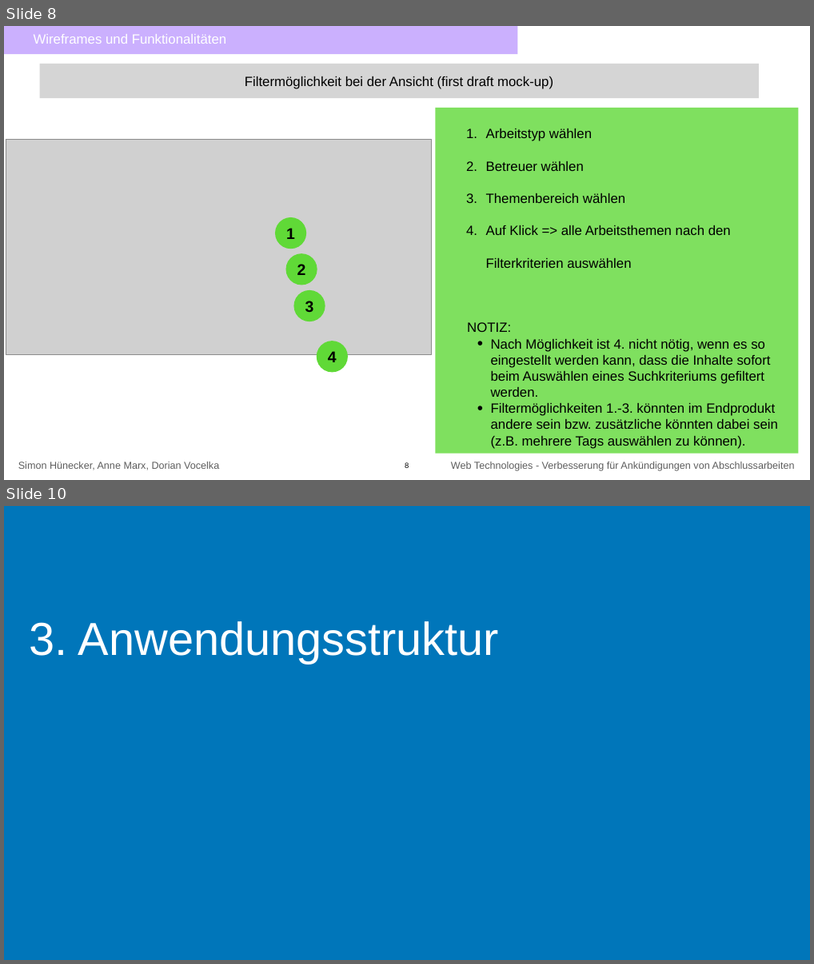
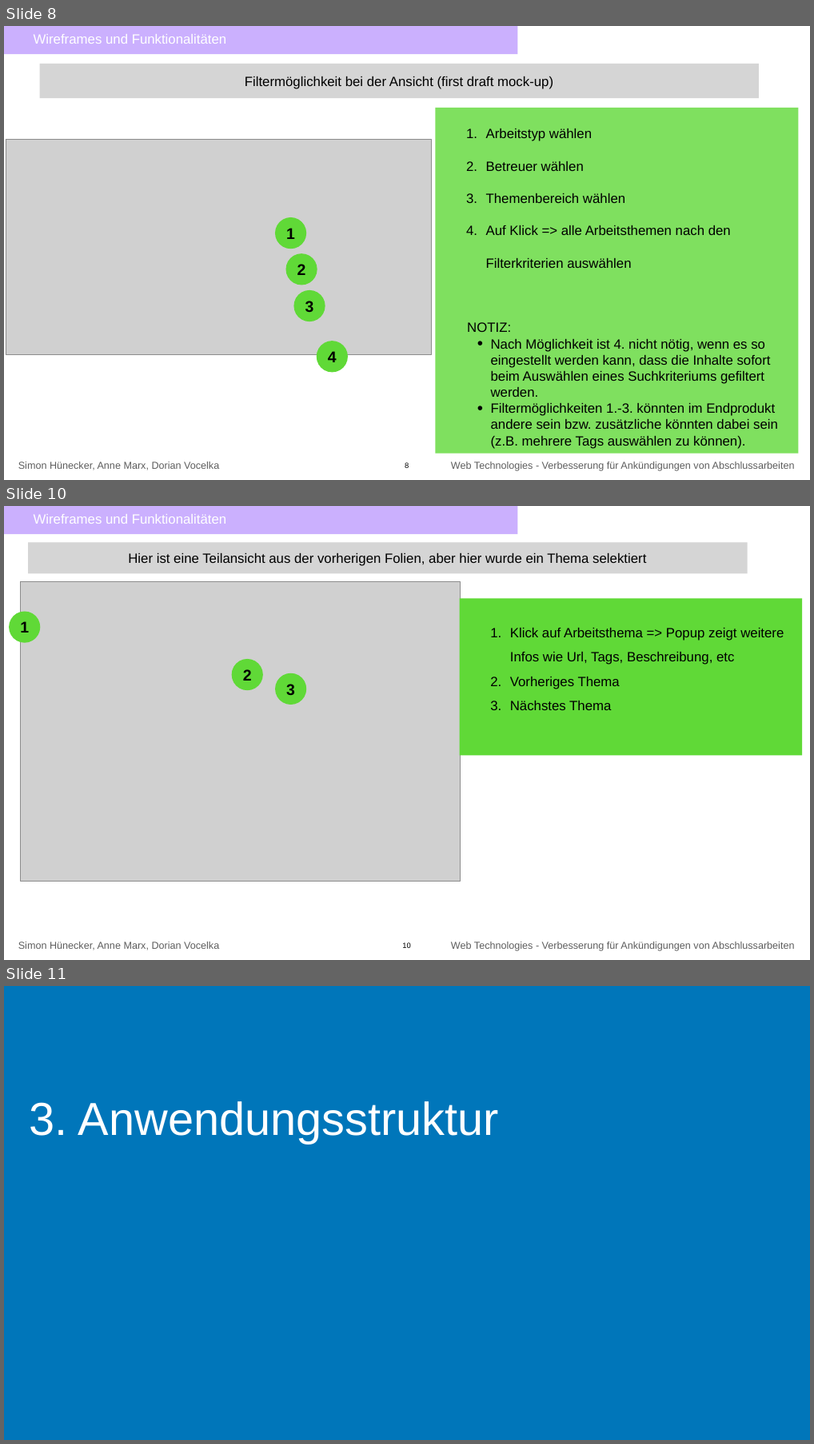
Before and after one commit to annenotarobot/WebTech-Assignemnt-3, a slide deck: documentation/Abgabefolien Assignement 2 (zusätzlichen Inhalt).pptx. Shown one above the other, each under a label of ours: slides 8 and 10 before the commit, slides 8, 10 and 11 after it; the slides between them are not shown. The pictures are 814x964 and 814x1444 pixels, drawn with LibreOffice and Linux fonts; fonts in the diff are those of the drawing; grey boxes stand for pictures. Boxes give left, top, right and bottom in pixels: in the first picture for what was removed or moved away, otherwise in the second. Text is boxed around its words. In the diff, an @@ line names an element or a change of style, - is before the commit and + after.

Commit message:
Abegabe- und Präsentationsfolien wurden mit neue Mockups geupdated

```diff
--- a/documentation/Abgabefolien Assignement 2 (zusätzlichen Inhalt).pptx
+++ b/documentation/Abgabefolien Assignement 2 (zusätzlichen Inhalt).pptx
@@ slide 10 added at (x1=4, y1=506, x2=810, y2=960), background #FFFFFF; not listed: 2 template elements that a slide beside it also shows @@
@@ rectangle added at (x1=4, y1=506, x2=518, y2=534), fill #8D52FD at 45% opacity, 32 pt, text #FFFFFF @@
+    Wireframes und Funktionalitäten
@@ rectangle added at (x1=28, y1=542, x2=747, y2=573), fill #D5D5D5, 32 pt, text #000000 @@
+Hier ist eine Teilansicht aus der vorherigen Folien, aber hier wurde ein Thema selektiert
@@ picture added at (x1=21, y1=581, x2=460, y2=880) @@
@@ rectangle added at (x1=460, y1=598, x2=802, y2=755), fill #60D937, 32 pt, text #000000 @@
+  1. Klick auf Arbeitsthema => Popup zeigt weitere Infos wie Url, Tags, Beschreibung, etc
+  2. Vorheriges Thema
+  3. Nächstes Thema
@@ ellipse added at (x1=9, y1=612, x2=40, y2=643), fill #60D937, 37 pt, text #000000, bold @@
+1
@@ ellipse added at (x1=232, y1=659, x2=263, y2=690), fill #60D937, 37 pt, text #000000, bold @@
+2
@@ ellipse added at (x1=275, y1=673, x2=306, y2=704), fill #60D937, 37 pt, text #000000, bold @@
+3
@@ page number added at (x1=402, y1=942, x2=411, y2=948), 18 pt, text #000000 @@
+10
@@ what was slide 10 is now slide 11 @@
```
Also in this commit, not shown: 2 slides changed, 5 other files.
